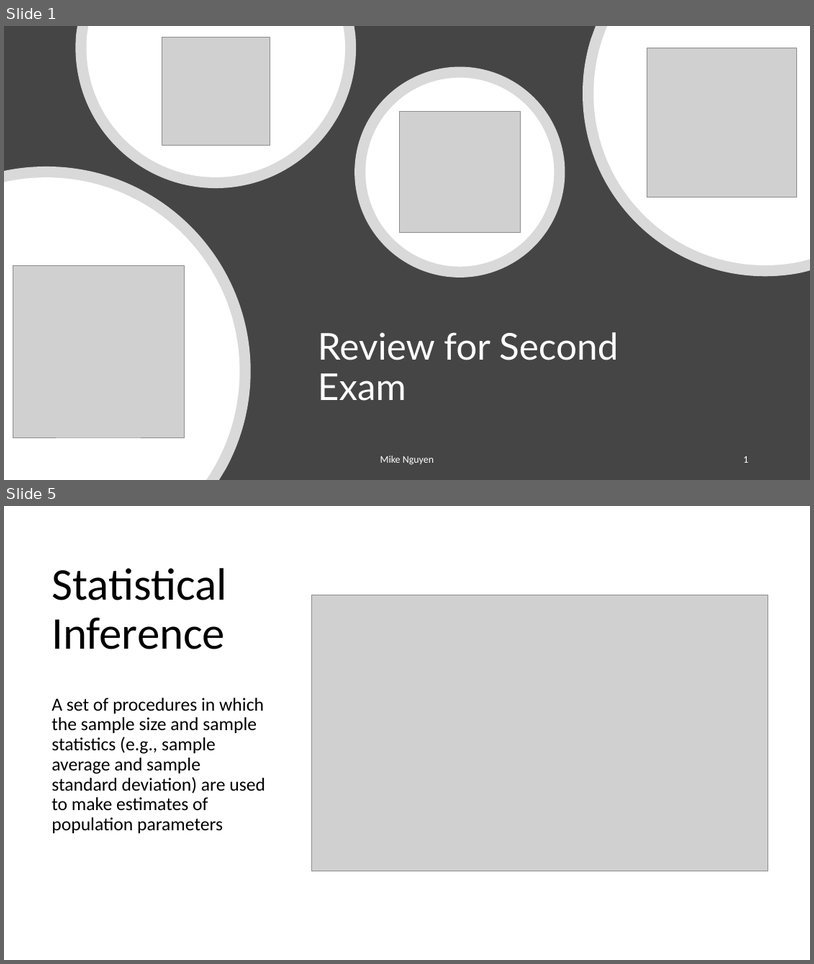
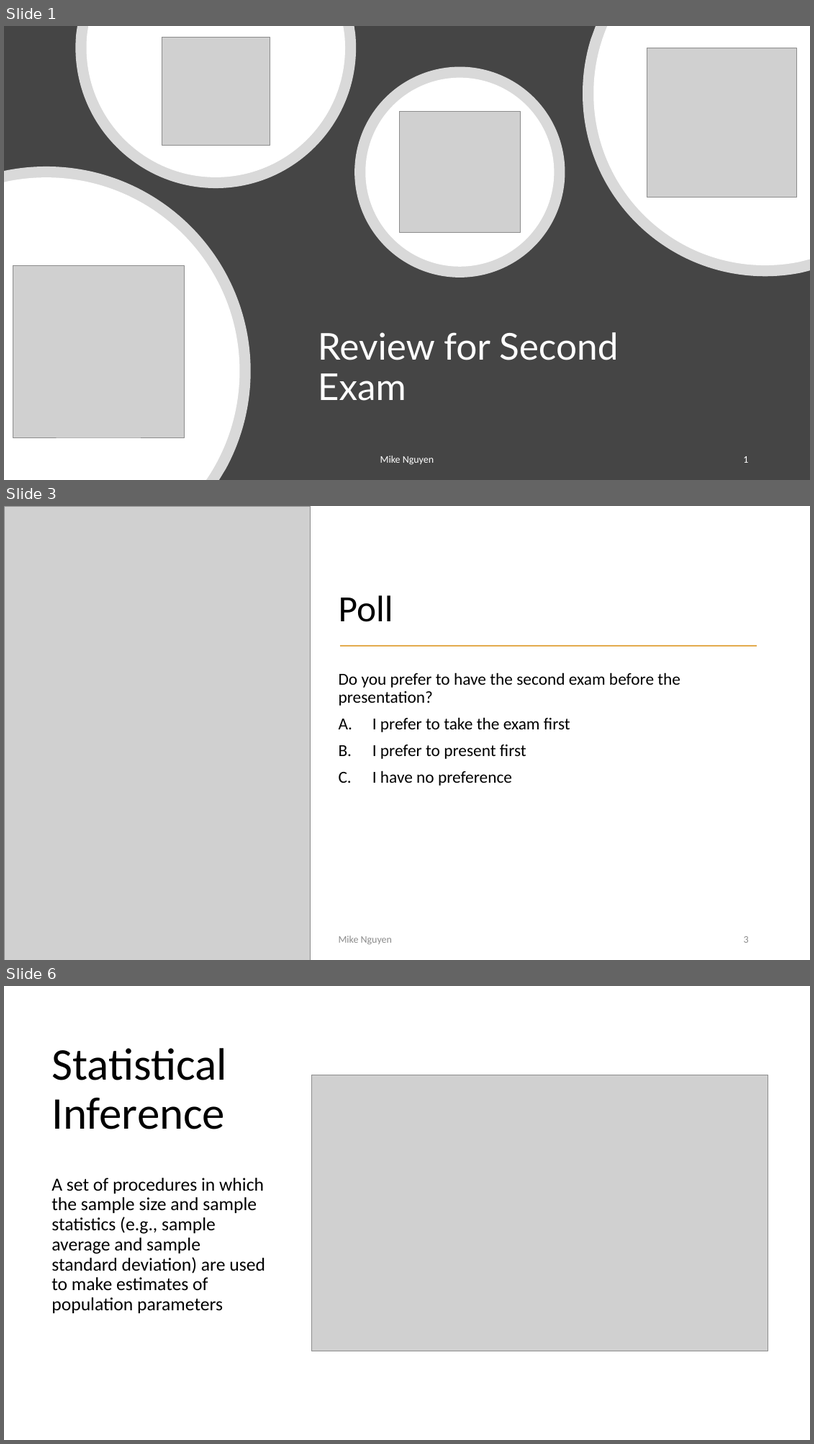
Before and after one commit to mikenguyen13/mar4050, a slide deck: lectures/14/2_Review.pptx. Shown one above the other, each under a label of ours: slides 1 and 5 before the commit, slides 1, 3 and 6 after it; the slides between them are not shown. The pictures are 814x964 and 814x1444 pixels, drawn with LibreOffice and Linux fonts; fonts in the diff are those of the drawing; grey boxes stand for pictures. Boxes give left, top, right and bottom in pixels: in the first picture for what was removed or moved away, otherwise in the second. Text is boxed around its words. In the diff, an @@ line names an element or a change of style, - is before the commit and + after.

```diff
--- a/lectures/14/2_Review.pptx
+++ b/lectures/14/2_Review.pptx
@@ slide 3 added at [4,506,810,960], background #FFFFFF @@
@@ picture added at [4,506,311,960] @@
@@ title added at [339,595,394,622], 44 pt, text #000000 @@
+Poll
@@ line added from (340, 646) to (758, 646), #E3AB4E 1.5 pt @@
@@ text added at [339,672,681,785], 20 pt, text #000000 @@
+Do you prefer to have the second exam before the presentation?
+A. I prefer to take the exam first
+B. I prefer to present first
+C. I have no preference
@@ text added at [339,935,392,944], 12 pt, text #8C8C8C @@
+Mike Nguyen
@@ page number added at [744,936,749,942], 12 pt, text #8C8C8C @@
+3
@@ what was slide 5 is now slide 6 @@
```
Also in this commit, not shown: 8 slides changed, 2 other slides added, 2 slides removed, 3 other files.
